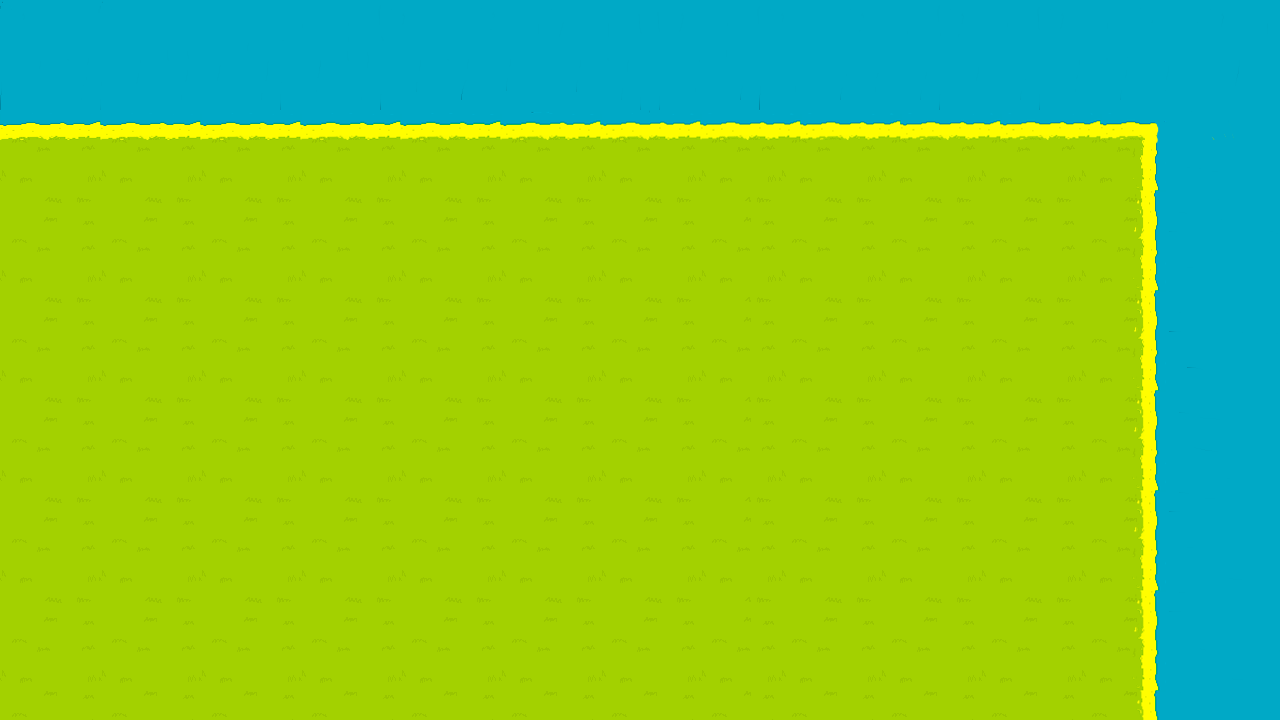
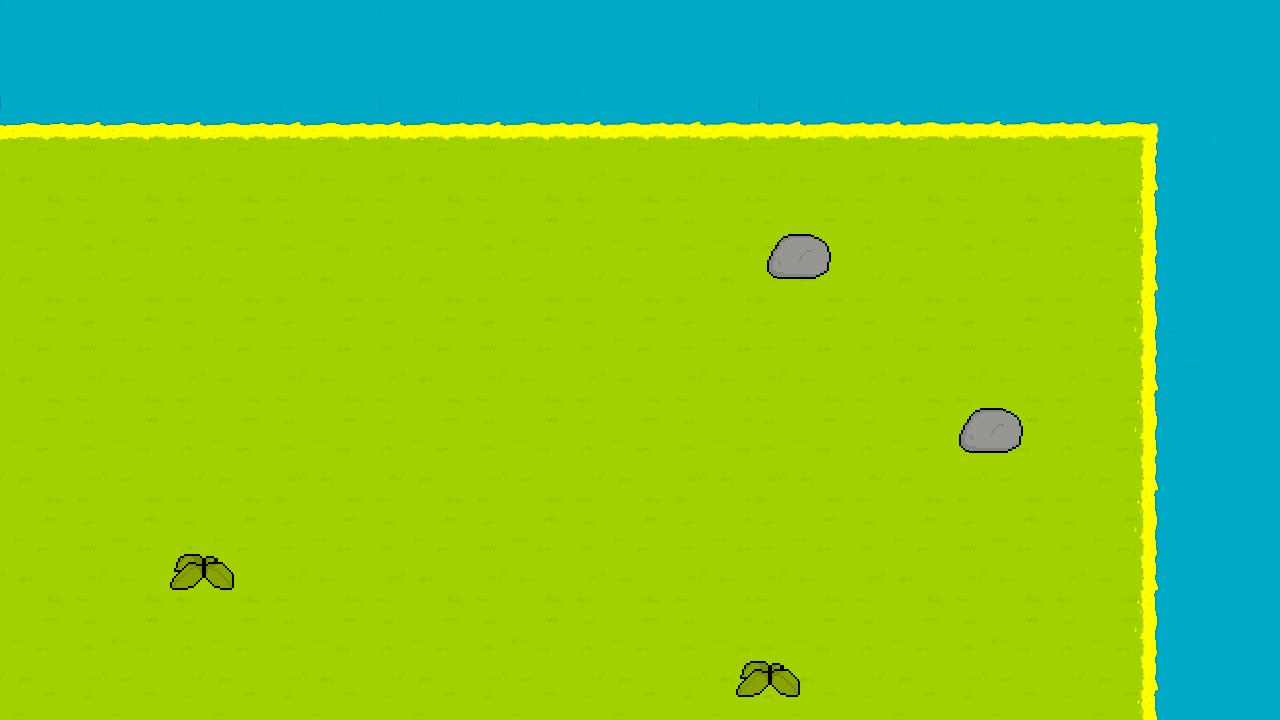
Layer changes from the first 1280×720 image to the second:
removed layer "Limite-Superior-Direito.png" over [170, 234, 1023, 697]
added layer "Pasted Layer #3" above "Pasted Layer #2" over [736, 661, 800, 697]
added layer "Pasted Layer #2" above "Pasted Layer #1" over [170, 554, 234, 590]
added layer "Pasted Layer #1" above "Pasted Layer" over [959, 408, 1023, 453]
added layer "Pasted Layer" above "Tile-D10.psd" over [767, 234, 831, 279]
added layer "Tile-D10.psd" over [170, 234, 1023, 697]
